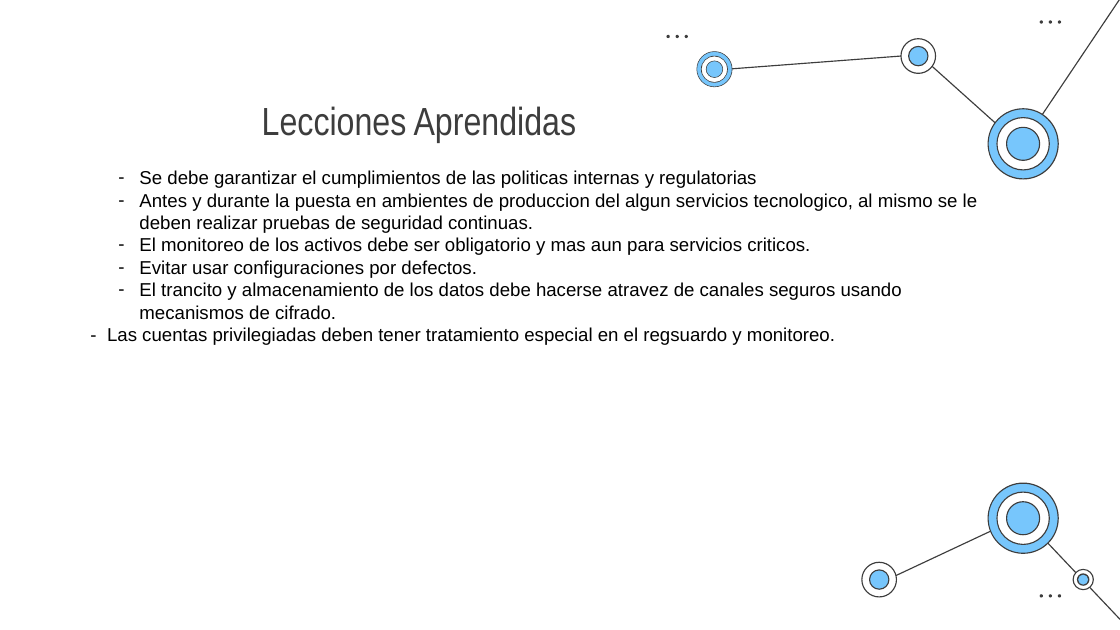
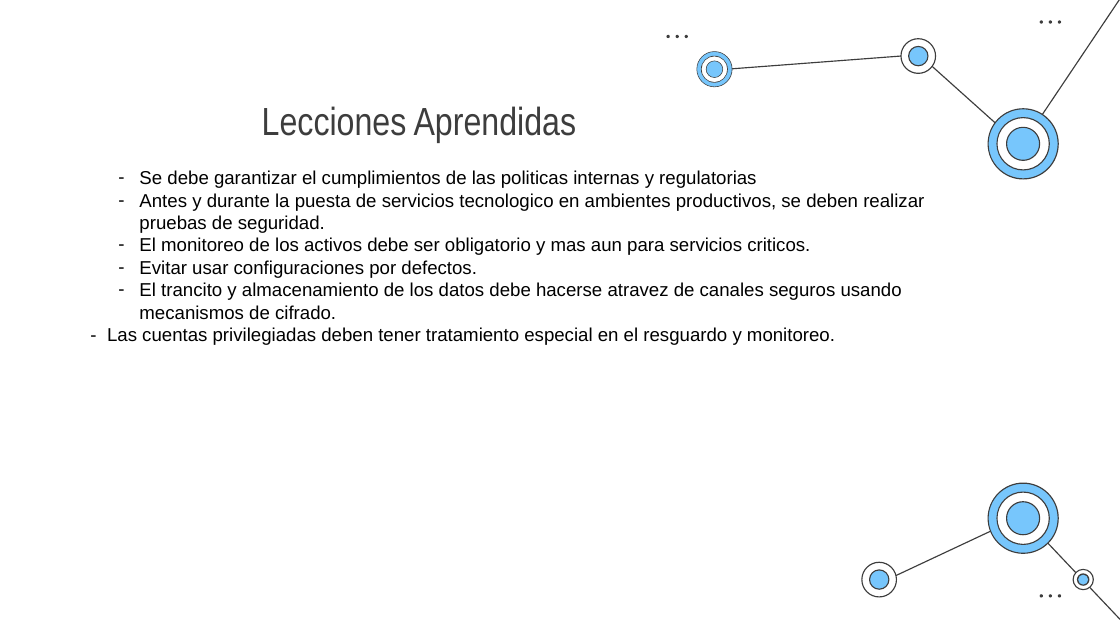
Before and after one commit to bl4cklothbrot/4ggets, a slide deck: slide 14 of Proyecto Final – Análisis Forense en Máquina Debian.pptx (slide 13 before the commit). Drawn at 1120x630 pixels with LibreOffice and Linux fonts; fonts in the diff are those of the drawing. Boxes give left, top, right and bottom in pixels: in the first picture for what was removed or moved away, otherwise in the second. Text is boxed around its words. In the diff, an @@ line names an element or a change of style, - is before the commit and + after.

```diff
--- a/Proyecto Final – Análisis Forense en Máquina Debian.pptx
+++ b/Proyecto Final – Análisis Forense en Máquina Debian.pptx
@@ text at (x1=139, y1=193, x2=924, y2=233): text changed @@
-– Antes y durante la puesta en ambientes de produccion del algun servicios tecnologico, al mismo se le deben realizar pruebas de seguridad continuas.
+– Antes y durante la puesta de servicios tecnologico en ambientes productivos, se deben realizar pruebas de seguridad.
@@ text at (x1=107, y1=327, x2=835, y2=345): text changed @@
-- Las cuentas privilegiadas deben tener tratamiento especial en el regsuardo y monitoreo.
+- Las cuentas privilegiadas deben tener tratamiento especial en el resguardo y monitoreo.
```
Also in this commit, not shown: 5 other slides changed, 1 slide added.
